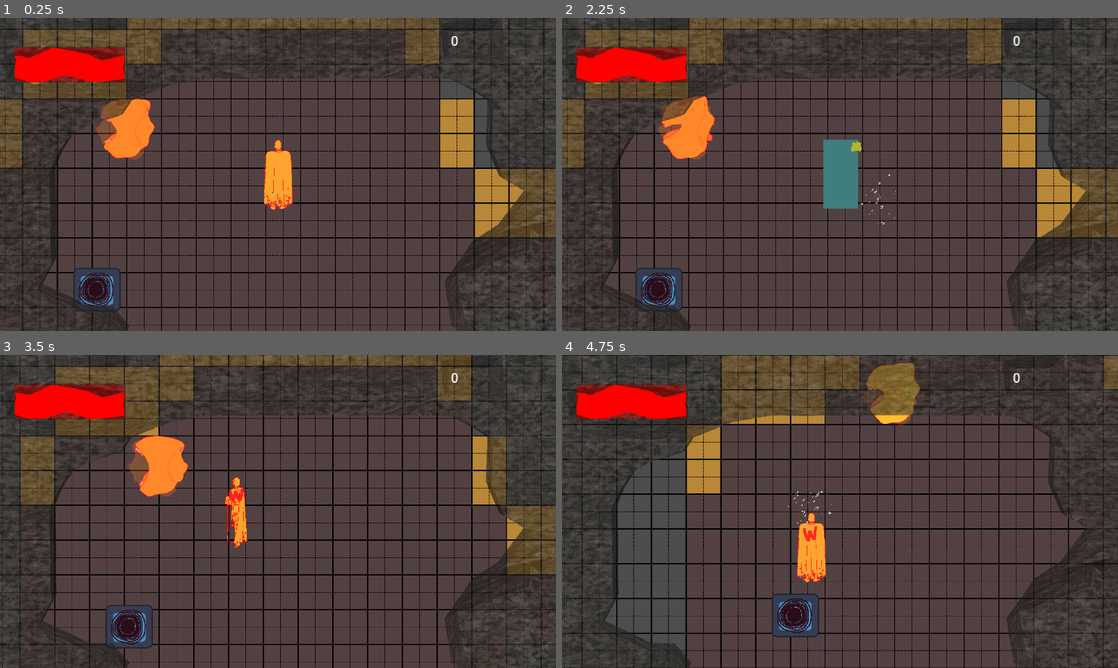
Above: before the commit, frames 1-4 (two rows, left to right).
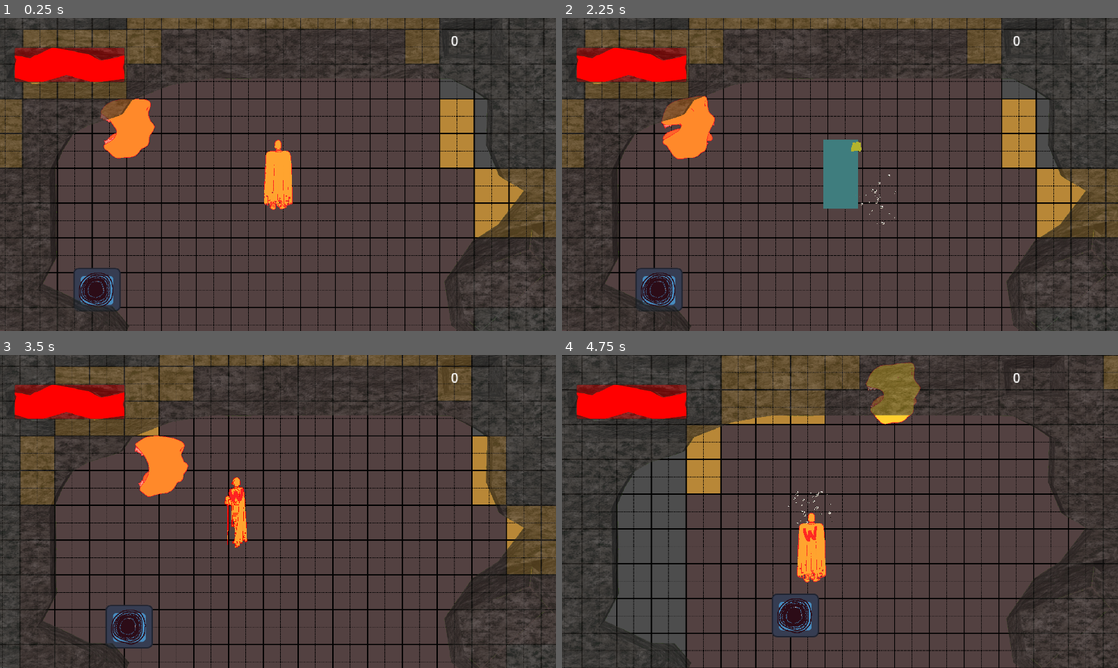
Above: after the commit, the same moments.

Repository: jible/capstone
Game: Godot game, scene res://scenes/testScenes/test_level.tscn
Two runs of this game, one before a commit and one after it. Both use one fixed random seed, a clock stepped at 60 frames per second and the inputs below. This scene is started directly instead of the project's main scene. The engine's default icon, where the game draws it, is replaced by a stand-in: a white triangle on a blue panel in a dark square.
Inputs (mouse positions are in pixels of both pictures, inside the frame that each line leads up to):
- Up to frame 1 (0.25 s): no input
- Up to frame 2 (2.25 s): move the mouse to (812, 237) at 0.52 s; hold Tab (OpenUpgrades) 0.53-1.25 s; hold Space (attack) 0.53-1.25 s; click "+" at 1.25 s; tap Enter at 2 s; move the mouse to (1006, 221) at 2.02 s; hold Tab (OpenUpgrades) from 2.03 s (still down); tap Space (attack) at 2.1 s
- Up to frame 3 (3.5 s): move the mouse to (111, 464) at 2.77 s; release Tab (OpenUpgrades) at 2.78 s; hold Left (left) from 2.78 s (still down); hold Space (attack) from 2.78 s (still down)
- Up to frame 4 (4.75 s): move the mouse to (867, 511) at 3.52 s; release Space (attack) at 3.53 s; tap Space (attack) at 3.6 s; move the mouse to (756, 433) at 4.27 s; release Left (left) at 4.28 s; hold Down (down) from 4.28 s (still down); hold Space (attack) from 4.28 s (still down)

The runs differ from the first frame. In frame 1, 0.2% of the frame differs, in the area x 17-27%, y 26-46%; in frame 2, 0.2%; in frame 3, 0.3%, in the area x 23-33%, y 26-46%; in frame 4, less than 0.1%.
Error before the commit: Invalid access to property or key 'silhouette' on a base object of type 'Nil'. (res://scripts/characters/animation_manager.gd:22)

Commit message:
resolved merge issues

Diff:
--- a/scenes/limbo.tscn
+++ b/scenes/limbo.tscn
@@ -11,7 +11,7 @@
 [node name="Level Generator" parent="Scene Config Package" index="0"]
 randomize_seed = true
 
-[node name="NavMeshMaker" parent="Scene Config Package/Level Generator" index="2"]
+[node name="NavMeshMaker" parent="Scene Config Package/Level Generator" index="4"]
 navigation_polygon = SubResource("NavigationPolygon_k7bpu")
 
 [editable path="Scene Config Package"]
--- a/scenes/prefabs/npcs/enemies/basic_enemy.tscn
+++ b/scenes/prefabs/npcs/enemies/basic_enemy.tscn
@@ -664,13 +664,10 @@
 "speed": 15.0
 }]
 
-
 [sub_resource type="CircleShape2D" id="CircleShape2D_a50l1"]
 radius = 1404.04
 
 [node name="Basic Enemy" type="CharacterBody2D" node_paths=PackedStringArray("mobility_manager", "state_machine", "hitbox", "hurtbox", "sprite_manager", "health_manager", "navigator", "silhouette", "target_tracker")]
->>>>>>> main
-scale = Vector2(0.5, 0.5)
 collision_layer = 2
 collision_mask = 67
 motion_mode = 1
@@ -715,6 +712,10 @@
 [node name="Death" type="Node" parent="State Machine"]
 script = ExtResource("8_vddrh")
 
+[node name="Patrol" type="Node" parent="State Machine" node_paths=PackedStringArray("character")]
+script = ExtResource("9_b67qh")
+character = NodePath("../..")
+
 [node name="Animation Manager" parent="." node_paths=PackedStringArray("character") instance=ExtResource("9_37jjd")]
 sprite_frames = SubResource("SpriteFrames_d4jv7")
 animation = &"pursuit_south"
@@ -727,14 +728,6 @@
 sprite_frames = SubResource("SpriteFrames_d4jv7")
 animation = &"pursuit_south"
 script = null
-[node name="Patrol" type="Node" parent="State Machine" node_paths=PackedStringArray("character")]
-script = ExtResource("9_b67qh")
-character = NodePath("../..")
-
-[node name="Animation Manager" parent="." instance=ExtResource("9_37jjd")]
-sprite_frames = SubResource("SpriteFrames_d4jv7")
-animation = &"idle_south"
-autoplay = "idle_south"
 
 [node name="Hitbox" parent="." instance=ExtResource("5_pk3ql")]
 collision_layer = 32
Not shown: 1 places in scenes/prefabs/player/player.tscn that only renumber resources
